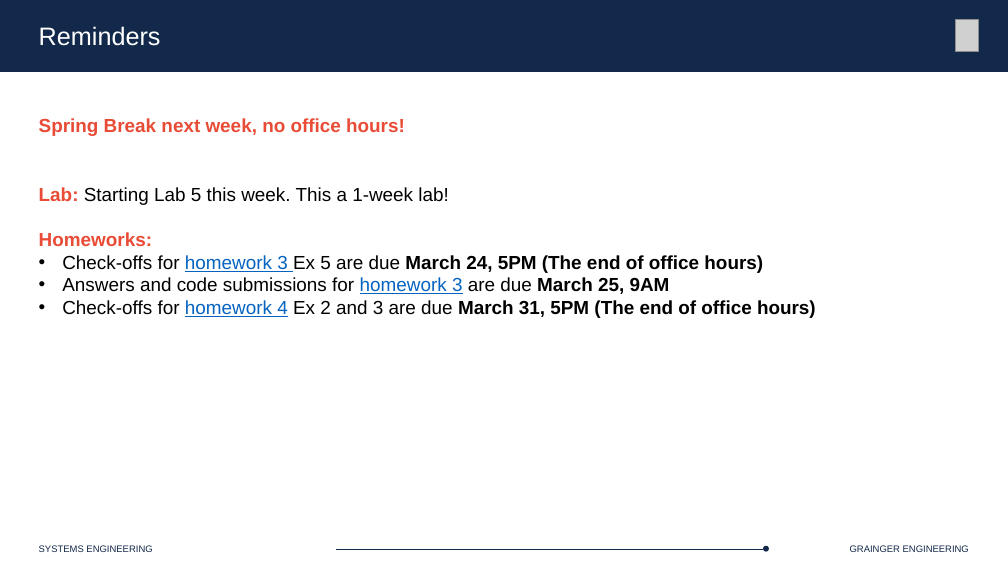
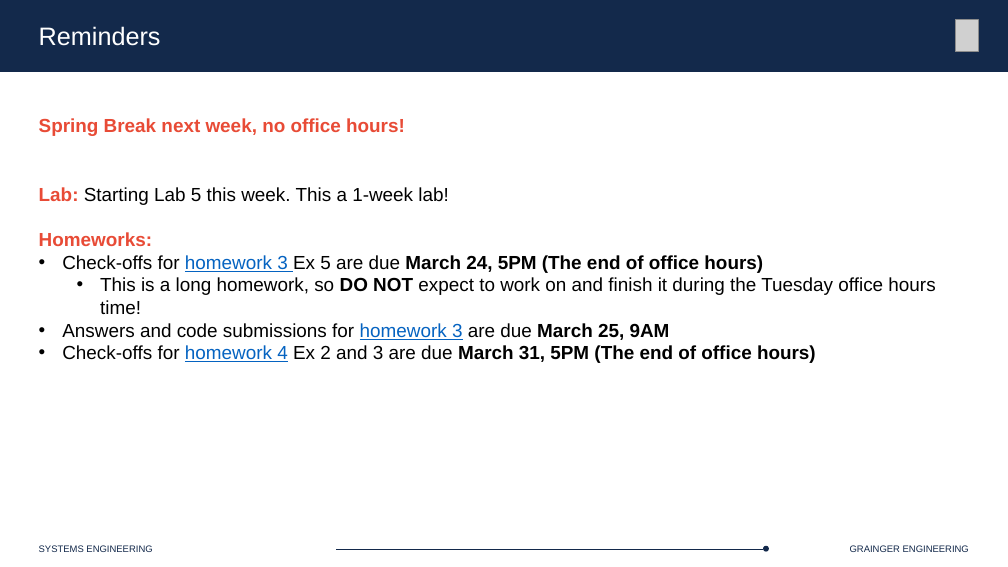
Before and after one commit to Marius-Juston/SE-423---Class-Material, a slide deck: slide 3 of Lectures/Slides/L15.pptx. Drawn at 1008x567 pixels with LibreOffice and Linux fonts; fonts in the diff are those of the drawing; grey boxes stand for pictures. Boxes give left, top, right and bottom in pixels: in the first picture for what was removed or moved away, otherwise in the second. Text is boxed around its words. In the diff, an @@ line names an element or a change of style, - is before the commit and + after.

Commit message:
minor warning

```diff
--- a/Lectures/Slides/L15.pptx
+++ b/Lectures/Slides/L15.pptx
@@ text at (x1=100, y1=277, x2=935, y2=315): paragraph added @@
+  • This is a long homework, so DO NOT expect to work on and finish it during the Tuesday office hours time!
```
